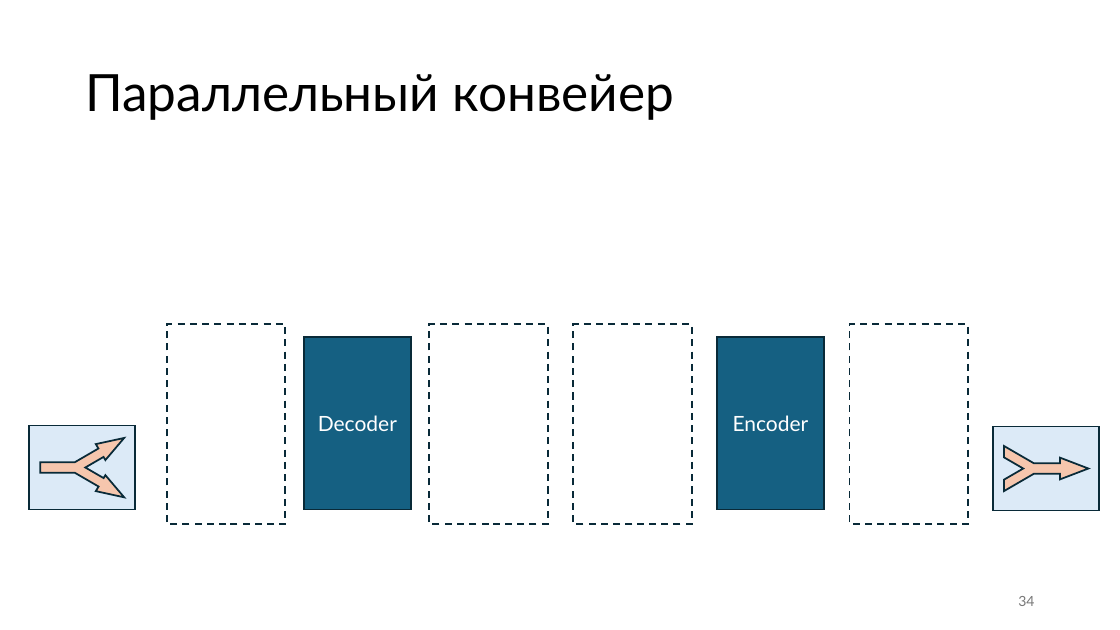
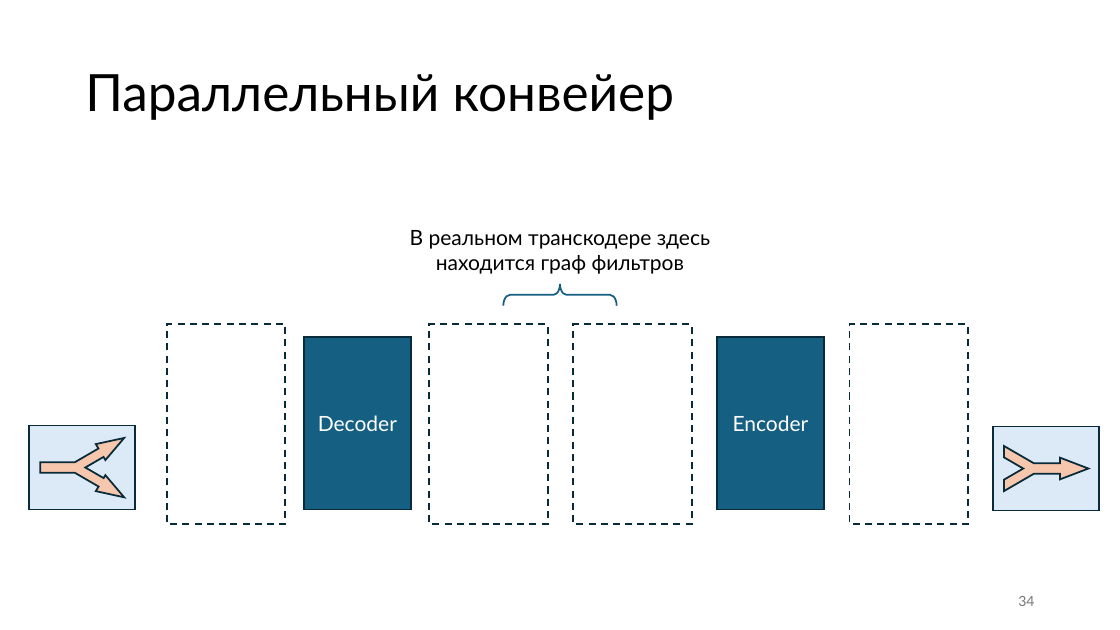
Before and after one commit to alexey-malov/ffmpeg-transcoder-demo, a slide deck: slide 34 of ffmpeg without pain.pptx. Drawn at 1120x630 pixels with LibreOffice and Linux fonts; fonts in the diff are those of the drawing; grey boxes stand for pictures. Boxes give left, top, right and bottom in pixels: in the first picture for what was removed or moved away, otherwise in the second. Text is boxed around its words. In the diff, an @@ line names an element or a change of style, - is before the commit and + after.

```diff
--- a/ffmpeg without pain.pptx
+++ b/ffmpeg without pain.pptx
@@ text added at (410,230,710,274), 18 pt, text #000000 @@
+В реальном транскодере здесь находится граф фильтров
@@ right brace added at (504,284,617,306), outline #156082 1.5 pt @@
```
Also in this commit, not shown: 4 other slides changed.
